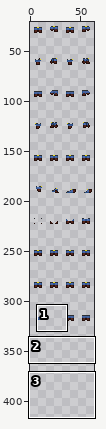
File history of a sprite sheet, [LittleNPC] The Farmer's Children Art - Standard/assets/Characters/Male Clothes/Pants/Blue.png. The first picture is a wide view before the edit; the outline marks the close-up.
Close-up. The starting point:
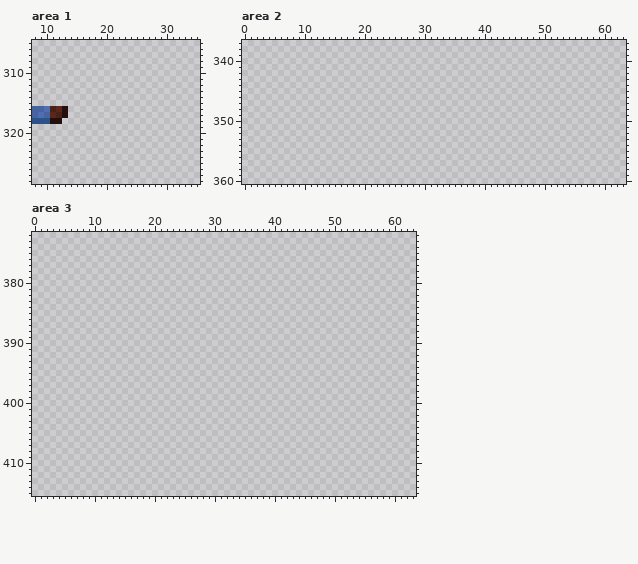
The file is 64x416 pixels. Shown: area 1: x 8..35, y 305..328; area 2: x 0..63, y 337..360; area 3: x 0..63, y 372..415. The wide view leaves out empty margins.
The result:
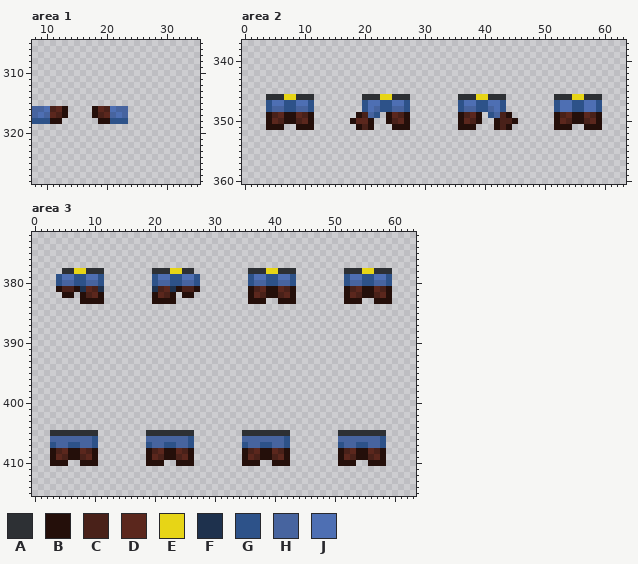
Palette (. is transparent): A #2d3034  B #240f0a  C #492119  D #5b271d  E #e7d516  F #1e314d  G #2d5289  H #47649f  J #4e6fb3
The exact change:
Changed rows in their new state; - is an unchanged pixel.
Area 1:
first column x 18:
316 BDCJHH
317 BCDHJH
318 -BBGGG
Area 2:
first column x 4:
346 AAAEEAAA--------AAAEEAAA--------AAAEEAAA--------AAAEEAAA
347 GJJGGJJG--------GJJGGJJG--------GJJGGJJG--------GJJGGJJG
348 GHHGGHHG--------GJHGGHHG--------GHHGGHJG--------GJJGGJJG
349 BCDBBDCB-------BCHG-BDCB--------BCDB-GHCB-------BCDBBDCB
350 BDCBBCDB------BDDB--BCDB--------BDCB--BCCB------BDCBBCDB
351 BBB--BBB-------BCB---BBB--------BBB---BCB-------BBB--BBB
Area 3:
first column x 4:
378 -AAEEAAA--------AAAEEAA---------AAAEEAAA--------AAAEEAAA
379 GJJGGJJG--------GJJGGJJG--------GJJGGJJG--------GJJGGJJG
380 GHHGGHHG--------GHHGGHHG--------GHHGGHHG--------GHHGGHHG
381 BCCBFDCF--------FCDFBCCB--------BCDBBDCB--------BCDBBDCB
382 -BB-BCDB--------BDCB-BB---------BDCBBCDB--------BDCBBCDB
383 ----BBBB--------BBBB------------BBB--BBB--------BBB--BBB
first column x 3:
405 AAAAAAAA--------AAAAAAAA--------AAAAAAAA--------AAAAAAAA
406 HHHHHHHG--------HHHHHHHG--------HHHHHHHG--------HHHHHHHG
407 GHHGGHHG--------GHHGGHHG--------GHHGGHHG--------GHHGGHHG
408 BCDBBDCB--------BCDBBDCB--------BCDBBDCB--------BCDBBDCB
409 BDCBBCDB--------BDCBBCDB--------BDCBBCDB--------BDCBBCDB
410 BBB--BBB--------BBB--BBB--------BBB--BBB--------BBB--BBB
